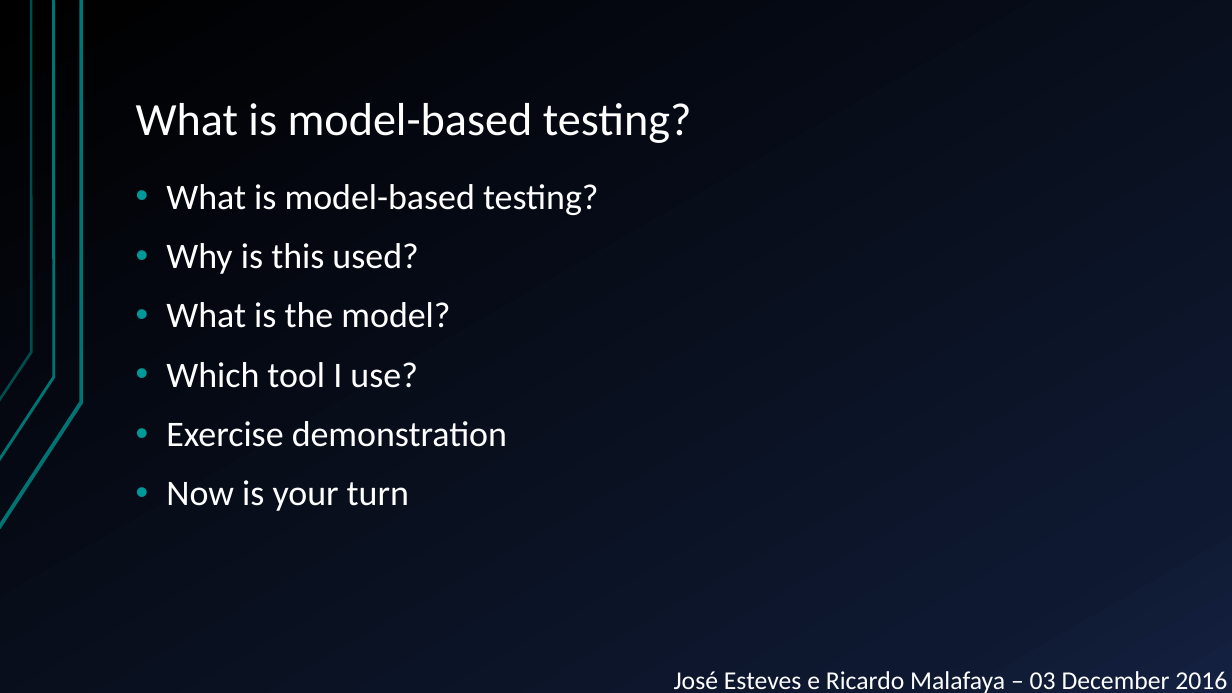
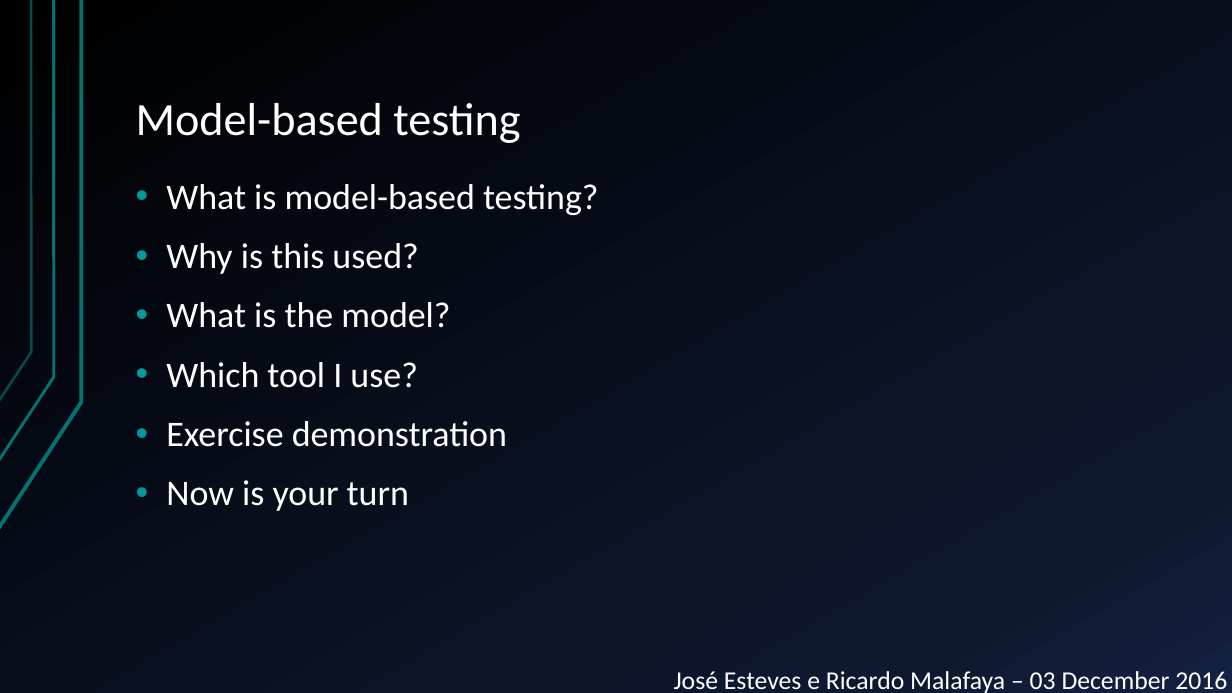
Before and after one commit to JGEsteves89/FEUP-MESW-TVVS-MBT, a slide deck: slide 2 of Presentation.pptx. Drawn at 1232x693 pixels with LibreOffice and Linux fonts; fonts in the diff are those of the drawing. Boxes give left, top, right and bottom in pixels: in the first picture for what was removed or moved away, otherwise in the second. Text is boxed around its words. In the diff, an @@ line names an element or a change of style, - is before the commit and + after.

```diff
--- a/Presentation.pptx
+++ b/Presentation.pptx
@@ title at [136, 103, 520, 143]: text changed @@
-What is model-based testing?
+Model-based testing
```
Also in this commit, not shown: 2 other slides changed, 2 slides added.
